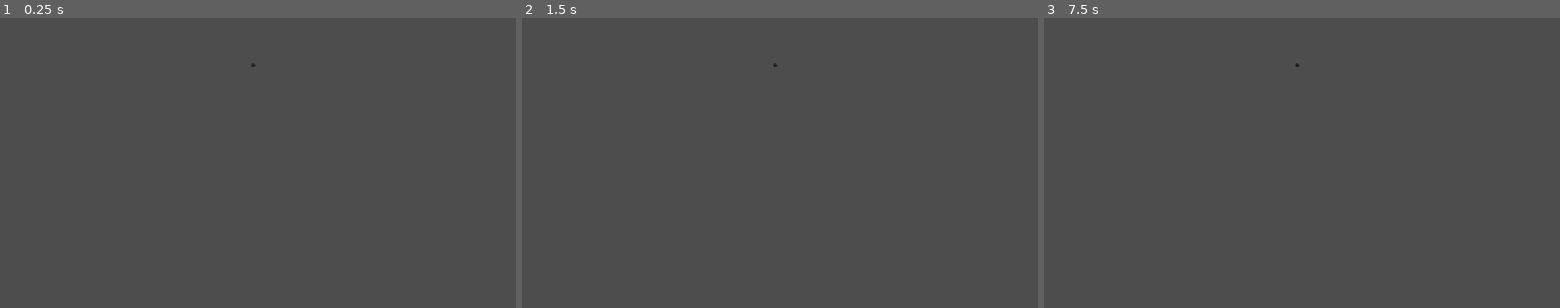
Above: before the commit, frames 1-3 (left to right).
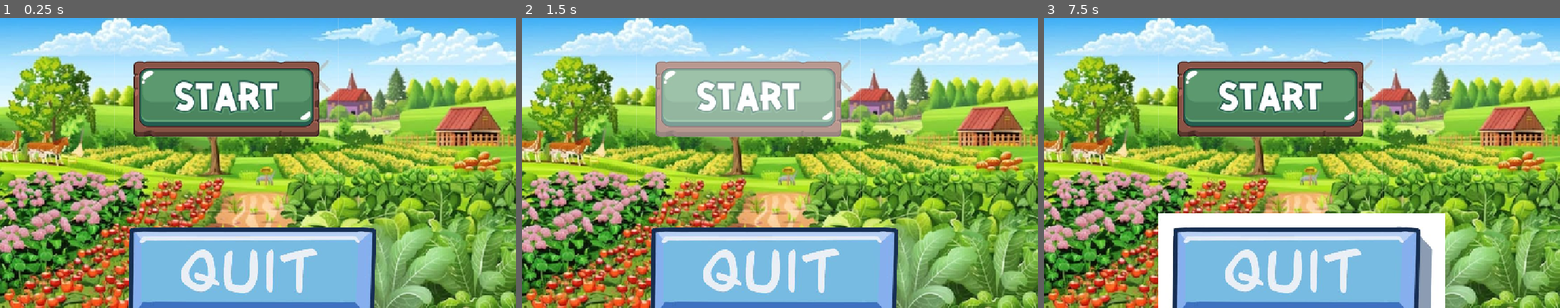
Above: after the commit, the same moments.

Repository: impzay/downtowngreens
Game: Godot game, scene res://Scenes/StartScreen.tscn
Two runs of this game, one before a commit and one after it. Both use one fixed random seed, a clock stepped at 60 frames per second and the inputs below. This scene is started directly instead of the project's main scene. Sound files missing from this copy of the repository are replaced by a short silence.
Inputs (mouse positions are in pixels of both pictures, inside the frame that each line leads up to):
- Up to frame 1 (0.25 s): no input
- Up to frame 2 (1.5 s): click (774, 64) at 0.52 s; click (780, 99) at 1.27 s
- Up to frame 3 (7.5 s): click (1302, 99) at 2.02 s; click (1296, 64) at 2.77 s; click (1296, 64) at 3.52 s; click (1302, 99) at 4.27 s; tap Enter at 5, 6.5 s; move the mouse to (1415, 148) at 5.02 s; click (1415, 148) at 5.17 s; tap Space at 5.75, 7.25 s; move the mouse to (1198, 177) at 5.77 s; click (1198, 177) at 5.92 s; move the mouse to (1353, 99) at 6.52 s; click (1353, 99) at 6.67 s; move the mouse to (1276, 221) at 7.27 s; click (1276, 221) at 7.42 s

The runs differ from the first frame. In frame 1, 100% of the frame differs, in the area x 0-100%, y 0-100%; in frame 2, 100%; in frame 3, 100%.

Commit message:
Start Menu Changes

Diff:
--- a/garden-sprouts/Scenes/StartScreen.tscn
+++ b/garden-sprouts/Scenes/StartScreen.tscn
@@ -1,26 +1,37 @@
 [gd_scene format=3 uid="uid://d2j5nlm72lmdy"]
+
+[ext_resource type="Script" uid="uid://ccyl7quwcybkx" path="res://Scripts/start_screen.gd" id="1_0on6r"]
+[ext_resource type="Texture2D" uid="uid://y31gxarars5d" path="res://Assets/Art/start_screen.jpeg" id="2_usjih"]
+[ext_resource type="Texture2D" uid="uid://bu1jch0m8qaq" path="res://Assets/Sprites/Start_Button.png" id="3_3u666"]
+[ext_resource type="Texture2D" uid="uid://dxvu3bo6bmc6m" path="res://Assets/Sprites/Hover_Start.png" id="4_a2231"]
+[ext_resource type="Texture2D" uid="uid://du7bhdqmjq56q" path="res://Assets/Sprites/Quit_Button.png" id="5_ey7n4"]
+[ext_resource type="Texture2D" uid="uid://cp8beawg2mxbr" path="res://Assets/Sprites/Quit_Button.jpeg" id="6_6mw8b"]
 
 [node name="Control" type="Control" unique_id=1207078482]
 layout_mode = 3
 anchors_preset = 15
 anchor_right = 1.0
 anchor_bottom = 1.0
-offset_left = 542.0
-offset_top = 94.0
-offset_right = 542.0
-offset_bottom = 94.0
 grow_horizontal = 2
 grow_vertical = 2
+script = ExtResource("1_0on6r")
 
 [node name="TextureRect" type="TextureRect" parent="." unique_id=875301093]
-layout_mode = 0
-offset_right = 40.0
-offset_bottom = 40.0
+layout_mode = 1
+anchors_preset = 15
+anchor_right = 1.0
+anchor_bottom = 1.0
+grow_horizontal = 2
+grow_vertical = 2
+texture = ExtResource("2_usjih")
 
 [node name="CenterContainer" type="CenterContainer" parent="." unique_id=1933885091]
-layout_mode = 0
-offset_right = 40.0
-offset_bottom = 40.0
+layout_mode = 1
+anchors_preset = 15
+anchor_right = 1.0
+anchor_bottom = 1.0
+grow_horizontal = 2
+grow_vertical = 2
 
 [node name="VBoxContainer" type="VBoxContainer" parent="CenterContainer" unique_id=2117456668]
 layout_mode = 2
@@ -28,12 +39,13 @@
 [node name="Label" type="Label" parent="CenterContainer/VBoxContainer" unique_id=2079300335]
 layout_mode = 2
 
-[node name="Button" type="Button" parent="CenterContainer/VBoxContainer/Label" unique_id=1280366342]
-layout_mode = 0
-offset_right = 8.0
-offset_bottom = 8.0
+[node name="Start_Button" type="TextureButton" parent="CenterContainer/VBoxContainer" unique_id=336824515]
+layout_mode = 2
+texture_normal = ExtResource("3_3u666")
+texture_pressed = ExtResource("3_3u666")
+texture_hover = ExtResource("4_a2231")
 
-[node name="Button" type="Button" parent="CenterContainer/VBoxContainer/Label/Button" unique_id=1438813083]
-layout_mode = 0
-offset_right = 8.0
-offset_bottom = 8.0
+[node name="Quit_Button" type="TextureButton" parent="CenterContainer/VBoxContainer" unique_id=1118453889]
+layout_mode = 2
+texture_normal = ExtResource("5_ey7n4")
+texture_pressed = ExtResource("6_6mw8b")
--- /dev/null
+++ b/garden-sprouts/Scripts/start_screen.gd
@@ -0,0 +1,10 @@
+extends Control
+
+func _ready():
+	$CenterContainer/VBoxContainer/Start_Button.grab_focus()
+
+func _on_play_button_pressed():
+		get_tree().change_scene_to_file("res://main.tscn")
+
+func _on_quit_button_pressed():
+	get_tree().quit()
Binary file added: garden-sprouts/Assets/Art/start_screen.jpeg
Not shown, added: garden-sprouts/Assets/Art/start_screen.jpeg.import
Binary file added: garden-sprouts/Assets/Sprites/Hover_Start.png
Not shown, added: garden-sprouts/Assets/Sprites/Hover_Start.png.import
Binary file added: garden-sprouts/Assets/Sprites/Quit_Button.jpeg
Not shown, added: garden-sprouts/Assets/Sprites/Quit_Button.jpeg.import
Binary file added: garden-sprouts/Assets/Sprites/Quit_Button.png
Not shown, added: garden-sprouts/Assets/Sprites/Quit_Button.png.import
Binary file added: garden-sprouts/Assets/Sprites/Start_Button.png
Not shown, added: garden-sprouts/Assets/Sprites/Start_Button.png.import
Binary file changed: garden-sprouts/Assets/Sprites/Transparent Bee.png
Not shown, added: garden-sprouts/Scripts/start_screen.gd.uid
(and 5 more such lines)
